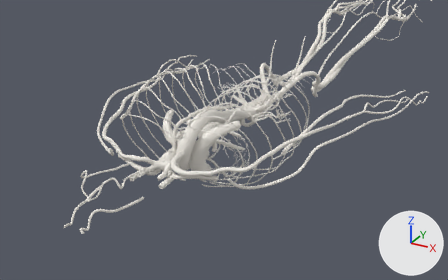
The glTF model public/assets/vessels.glb, before and after one commit.
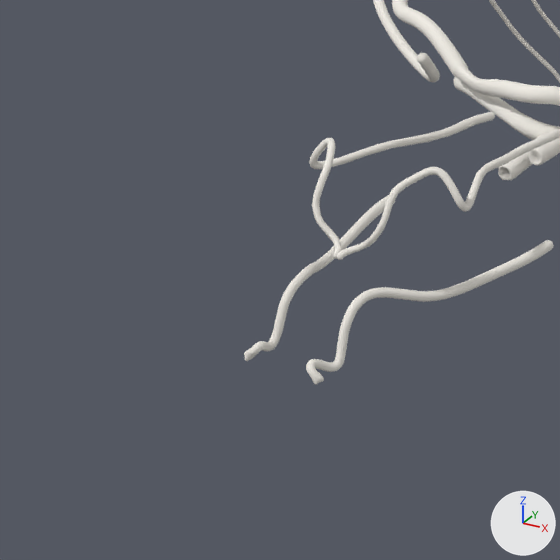
Each version is shown whole from a camera (50 mm lens) standing at (492.0, -1249.0, 408.0) and looking at (149.0, -625.0, 96.0), then close up on the part from 0% to 33% of the width and 48% to 100% of the height. Every picture has the same lights, and +X, +Y and +Z are marked at lower right. The last two pictures show the newer version. Where no turn or scale is listed for an object, it has been applied to the vertices.

Names of what the first close-up shows: 'axillary_brachial_arteries', 'cephalic_veins', 'internal_carotid_arteries', 'posterior_intercostal_arteries', 'subclavian_arteries', 'subclavian_veins', 'vertebral_arteries' and 2 more.
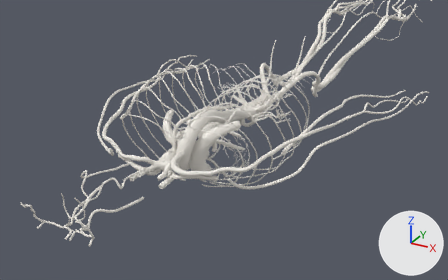
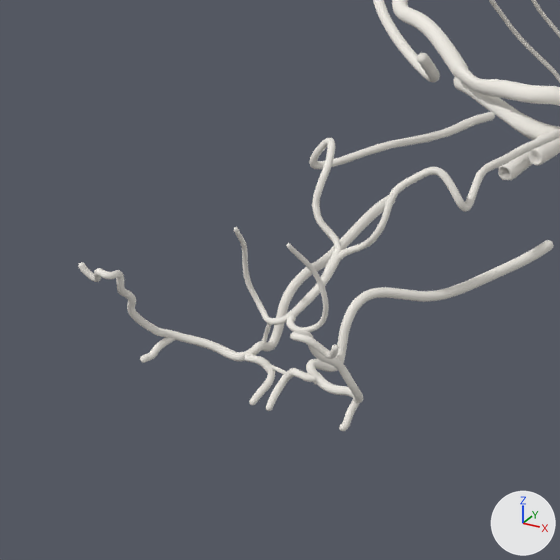
Boxes [x1, y1, x2, y2] around the edits, measured in the close-ups (560 x 560 px):
'cerebral_arteries', added
    after: [78, 227, 363, 431]

The change in detail:
Mesh me_cerebral_arteries is new.
It has 4503 vertices, 8998 faces and spans x -53.4..53.4, y -33.9..33.9, z -29.8..29.8.
It uses material mat_default.
Object 'cerebral_arteries' (ob_cerebral_arteries) is new; it shows me_cerebral_arteries.
Its location is (0.6, -749.8, 9.3).
